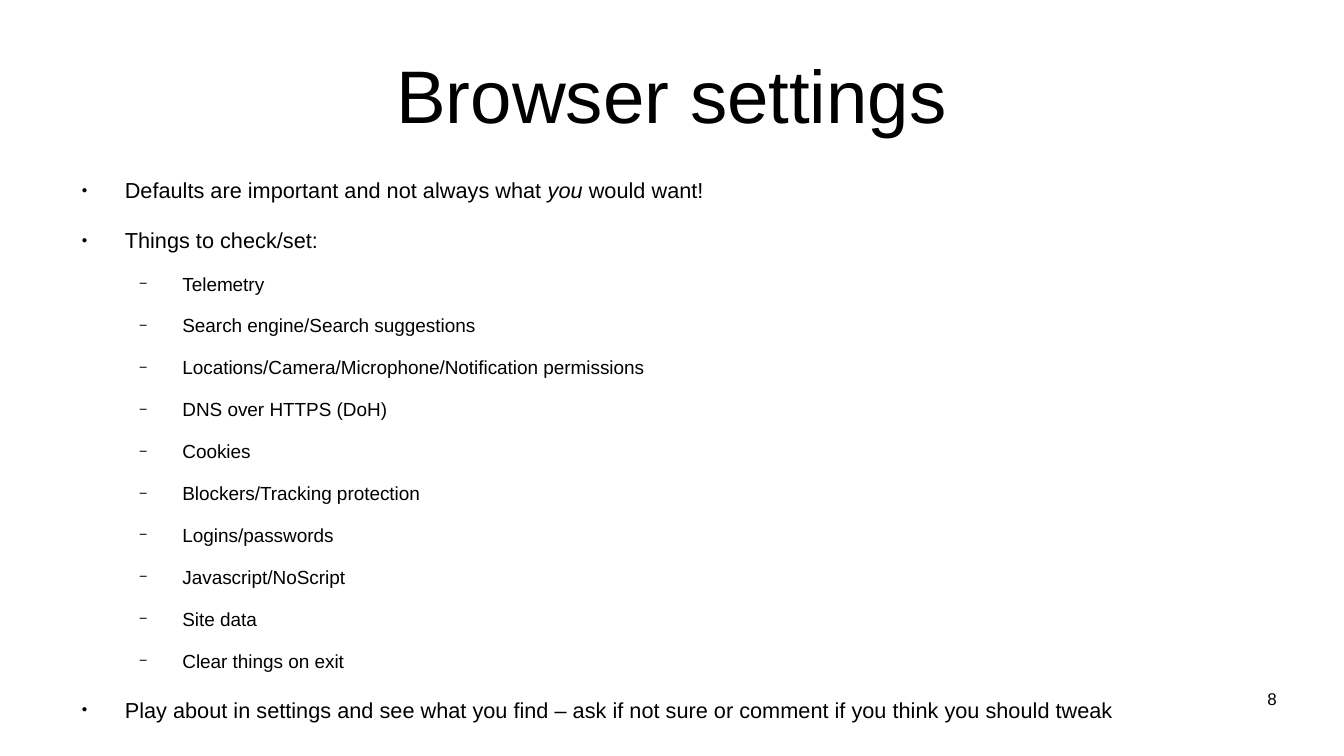
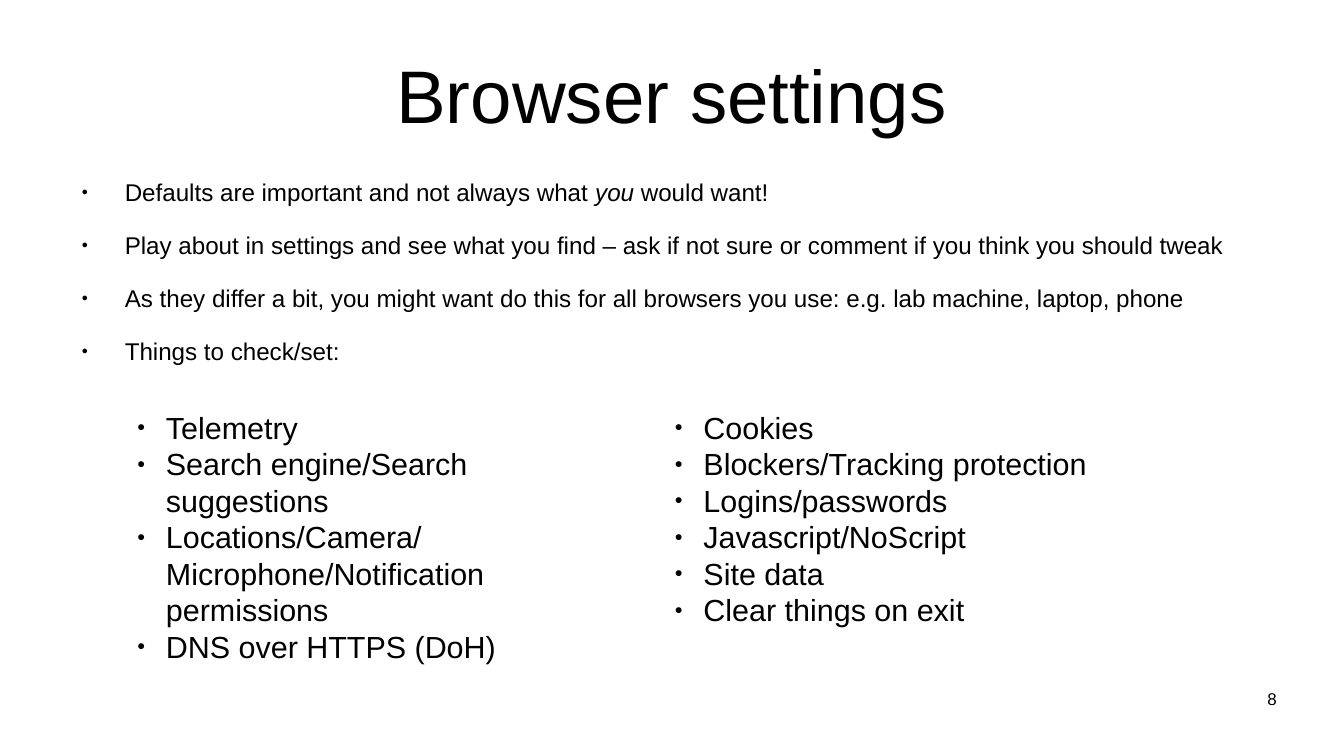
Before and after one commit to sftcd/witidtm, a slide deck: slide 8 of lectures/2022-2023/labs.odp. Drawn at 1344x756 pixels with LibreOffice and Linux fonts; fonts in the diff are those of the drawing. Boxes give left, top, right and bottom in pixels: in the first picture for what was removed or moved away, otherwise in the second. Text is boxed around its words. In the diff, an @@ line names an element or a change of style, - is before the commit and + after.

```diff
--- a/lectures/2022-2023/labs.odp
+++ b/lectures/2022-2023/labs.odp
@@ text at [125,183,769,365]: size 12.8 to 14.3 pt in "Defaults are important and not always what ...", "Things to check/set:" @@
@@ text at [125,236,1223,312]: paragraphs added @@
+● Play about in settings and see what you find – ask if not sure or comment if you think you should tweak
+● As they differ a bit, you might want do this for all browsers you use: e.g. lab machine, laptop, phone
@@ text at [125,277,1113,722]: paragraphs removed @@
-  − Telemetry
-  − Search engine/Search suggestions
-  − Locations/Camera/Microphone/Notification permissions
-  − DNS over HTTPS (DoH)
-  − Cookies
-  − Blockers/Tracking protection
-  − Logins/passwords
-  − Javascript/NoScript
-  − Site data
-  − Clear things on exit
-● Play about in settings and see what you find – ask if not sure or comment if you think you should tweak
@@ text added at [166,417,496,664], 18 pt, text #000000 @@
+● Telemetry
+● Search engine/Search suggestions
+● Locations/Camera/Microphone/Notification permissions
+● DNS over HTTPS (DoH)
@@ text added at [703,417,1087,627], 18 pt, text #000000 @@
+● Cookies
+● Blockers/Tracking protection
+● Logins/passwords
+● Javascript/NoScript
+● Site data
+● Clear things on exit
```
Also in this commit, not shown: 3 other slides changed, 2 slides added, 1 other file.
